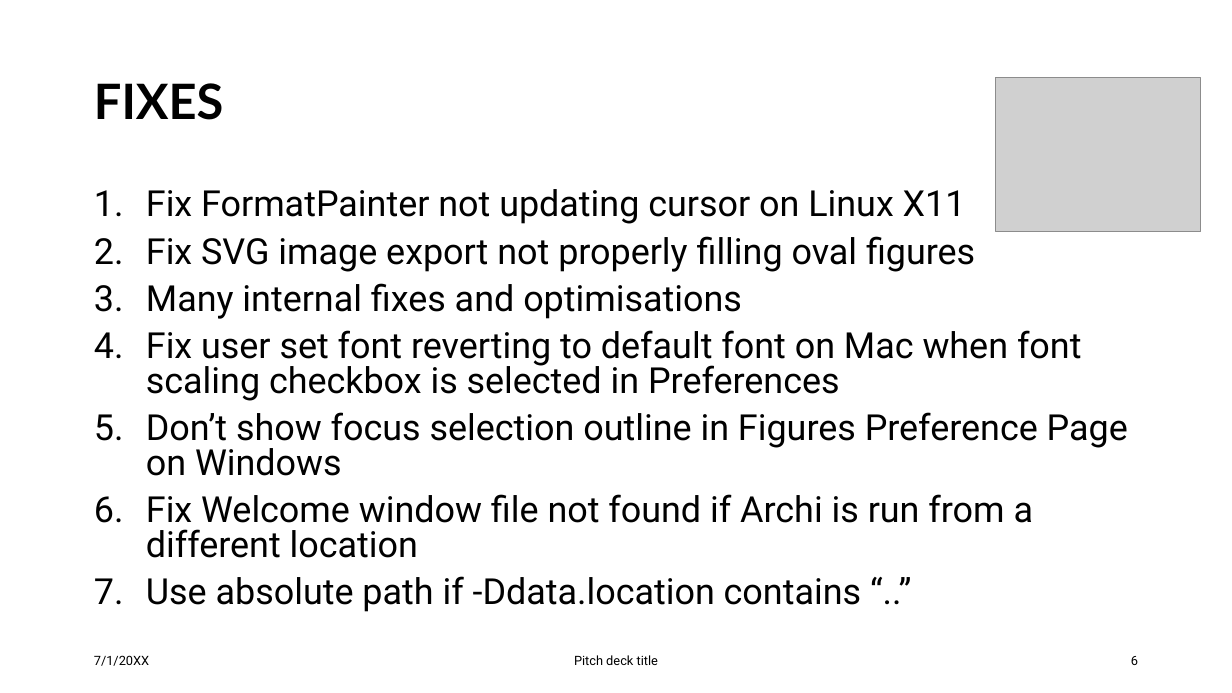
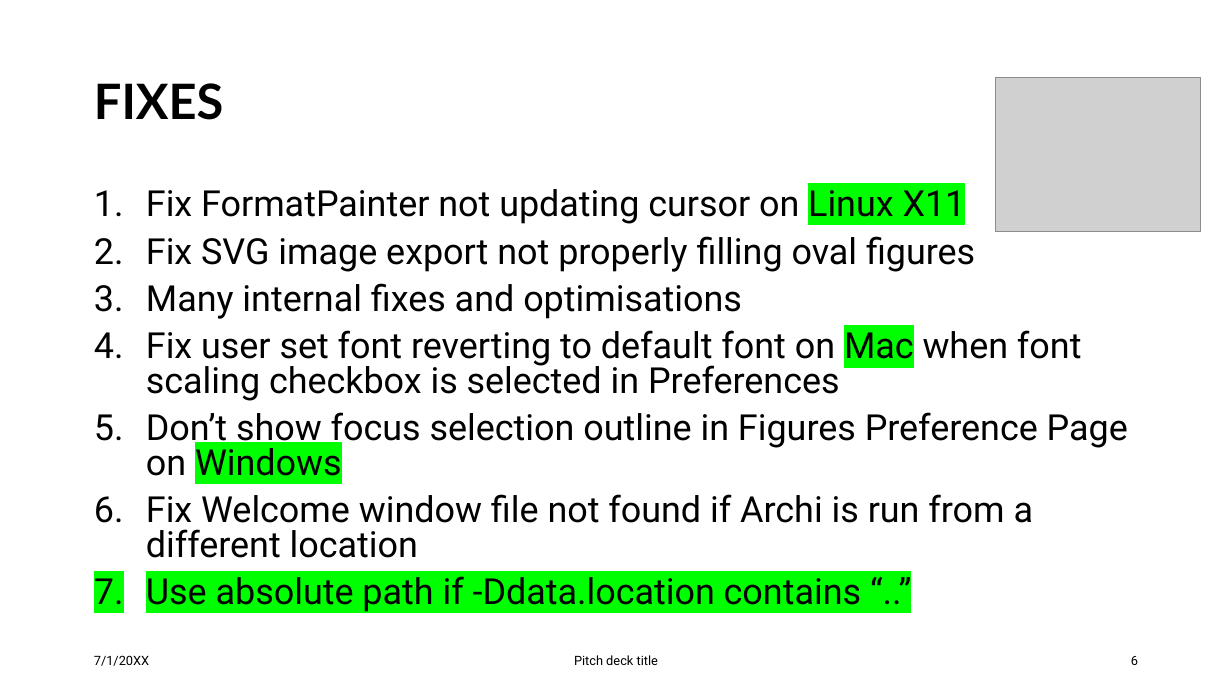
Before and after one commit to yasenstar/EA, a slide deck: slide 6 of architool/Archi_5.8_NewFeatureIntro.pptx. Drawn at 1232x693 pixels with LibreOffice and Linux fonts; fonts in the diff are those of the drawing; grey boxes stand for pictures. Boxes give left, top, right and bottom in pixels: in the first picture for what was removed or moved away, otherwise in the second. Text is boxed around its words. In the diff, an @@ line names an element or a change of style, - is before the commit and + after.

```diff
--- a/architool/Archi_5.8_NewFeatureIntro.pptx
+++ b/architool/Archi_5.8_NewFeatureIntro.pptx
@@ text at [146, 183, 1128, 612]: highlight none to #00FF00 in "Linux X11", "Mac", "Windows", "Use absolute path if -Ddata.location contains “..”" @@
```
Also in this commit, not shown: 4 other slides changed.
